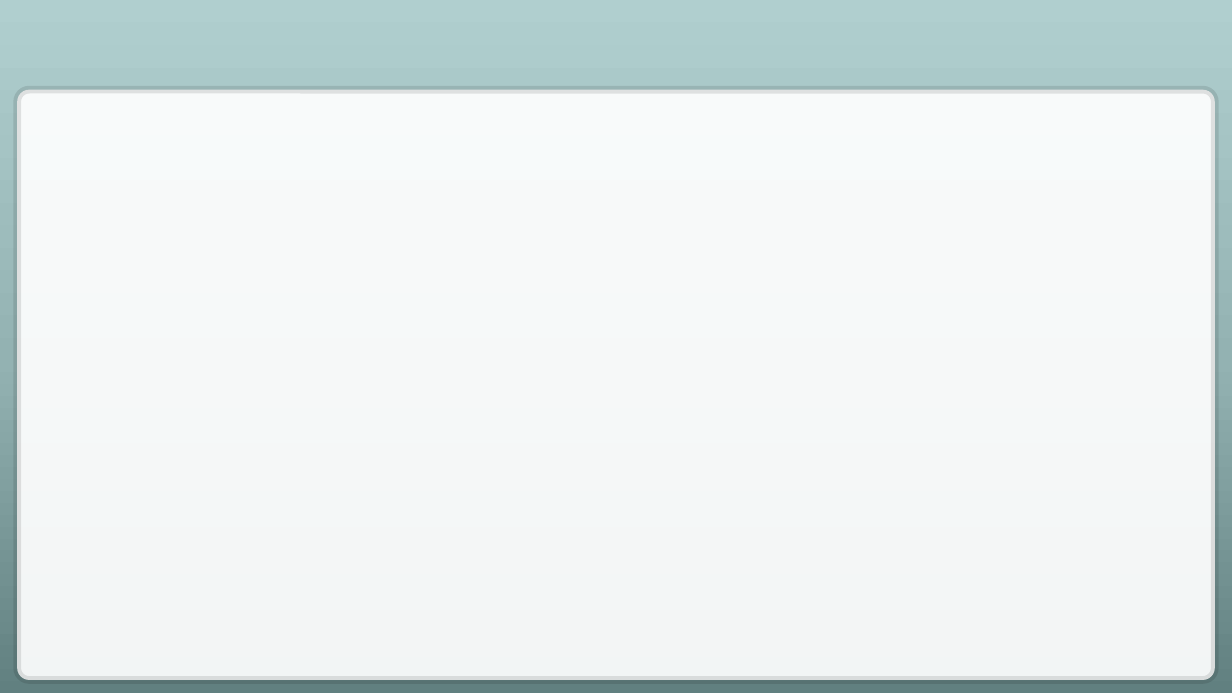
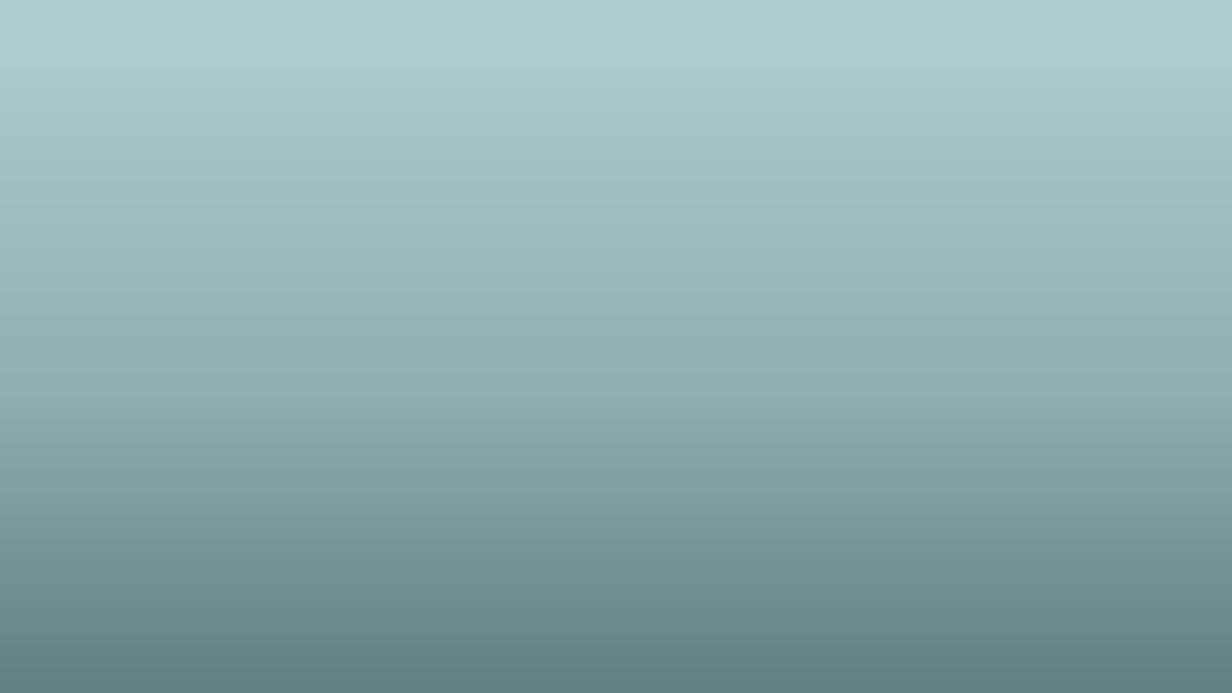
Before and after one commit to Thiagobc23/BRICS-EDA, a slide deck: slide 1 of docs/wp3.pptx. Drawn at 1232x693 pixels with LibreOffice and Linux fonts; fonts in the diff are those of the drawing. Boxes give left, top, right and bottom in pixels: in the first picture for what was removed or moved away, otherwise in the second. Text is boxed around its words. In the diff, an @@ line names an element or a change of style, - is before the commit and + after.

```diff
--- a/docs/wp3.pptx
+++ b/docs/wp3.pptx
@@ rounded rectangle removed at (x1=18, y1=90, x2=1215, y2=680) @@
```
Also in this commit, not shown: 3 other files.
